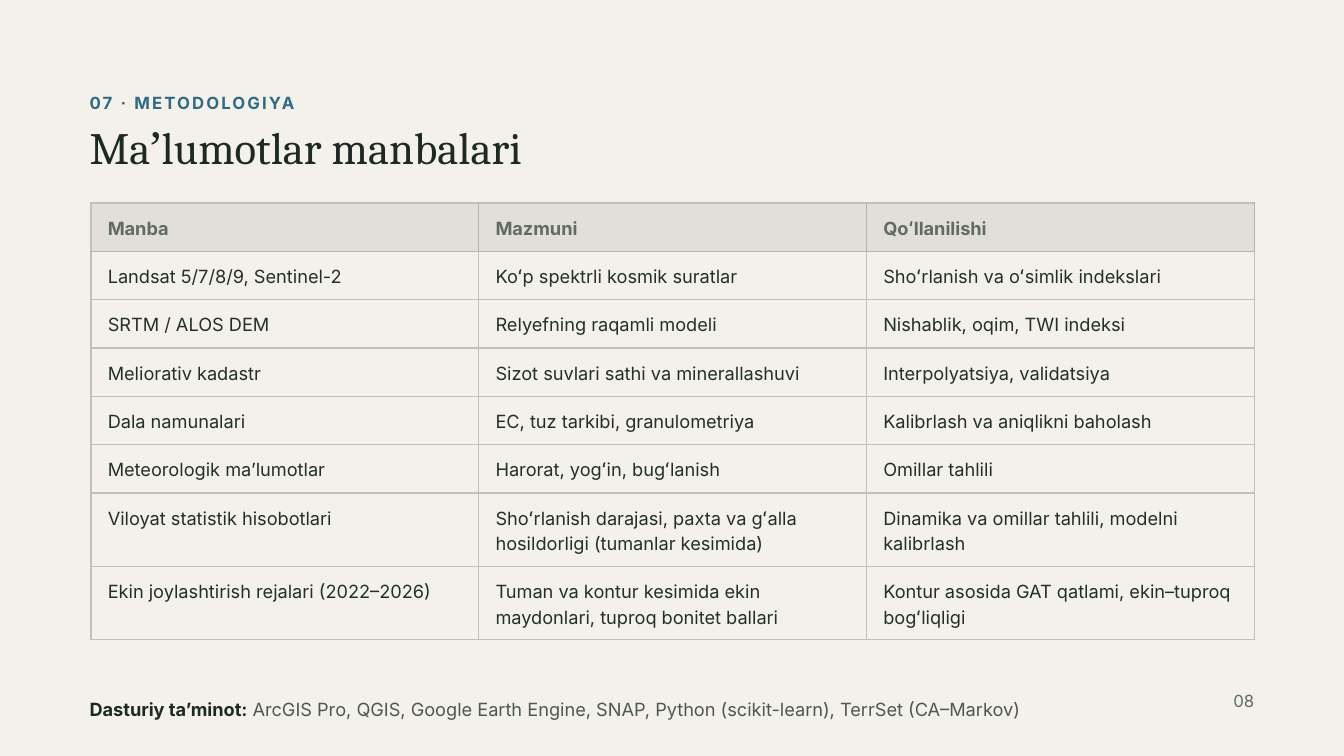
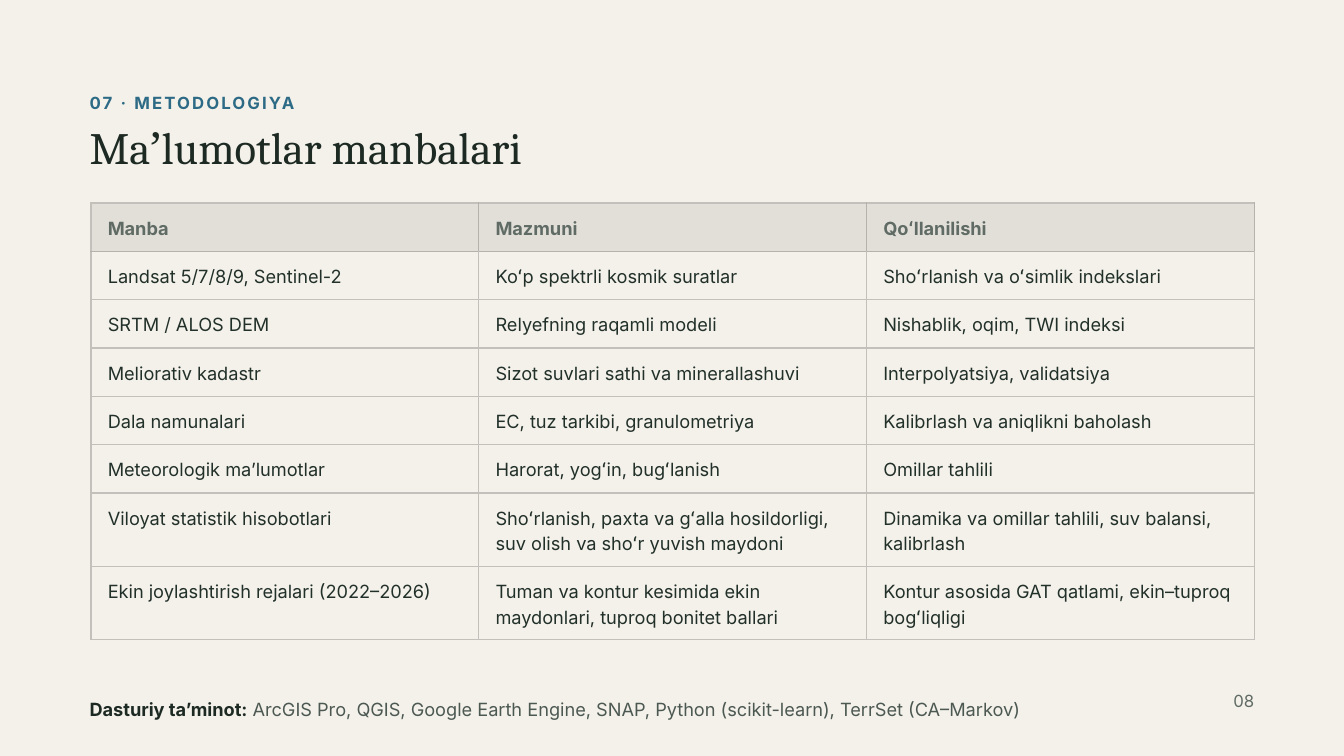
Before and after one commit to Rasuljon007/mirzohid-loyiha, a slide deck: slide 8 of Garbiy_Farg_ona_tuproqlari_GAT_asosida_bashoratlash.pptx. Drawn at 1344x756 pixels with LibreOffice and Linux fonts; fonts in the diff are those of the drawing. Boxes give left, top, right and bottom in pixels: in the first picture for what was removed or moved away, otherwise in the second. Text is boxed around its words. In the diff, an @@ line names an element or a change of style, - is before the commit and + after.

```diff
--- a/Garbiy_Farg_ona_tuproqlari_GAT_asosida_bashoratlash.pptx
+++ b/Garbiy_Farg_ona_tuproqlari_GAT_asosida_bashoratlash.pptx
@@ table at (x1=91, y1=203, x2=1255, y2=632) @@
-row 7, column 2: Shoʻrlanish darajasi, paxta va gʻalla hosildorligi (tumanlar kesimida)
+row 7, column 2: Shoʻrlanish, paxta va gʻalla hosildorligi, suv olish va shoʻr yuvish maydoni
-row 7, column 3: Dinamika va omillar tahlili, modelni kalibrlash
+row 7, column 3: Dinamika va omillar tahlili, suv balansi, kalibrlash
```
Also in this commit, not shown: 6 other slides changed, 1 slide added.
